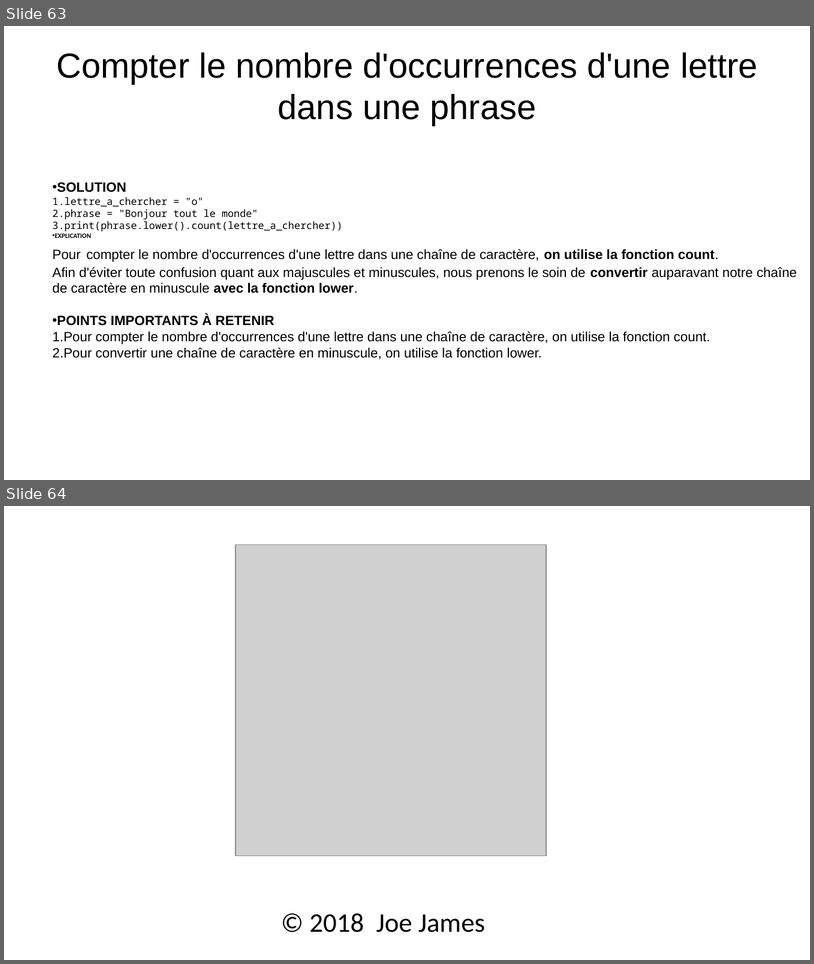
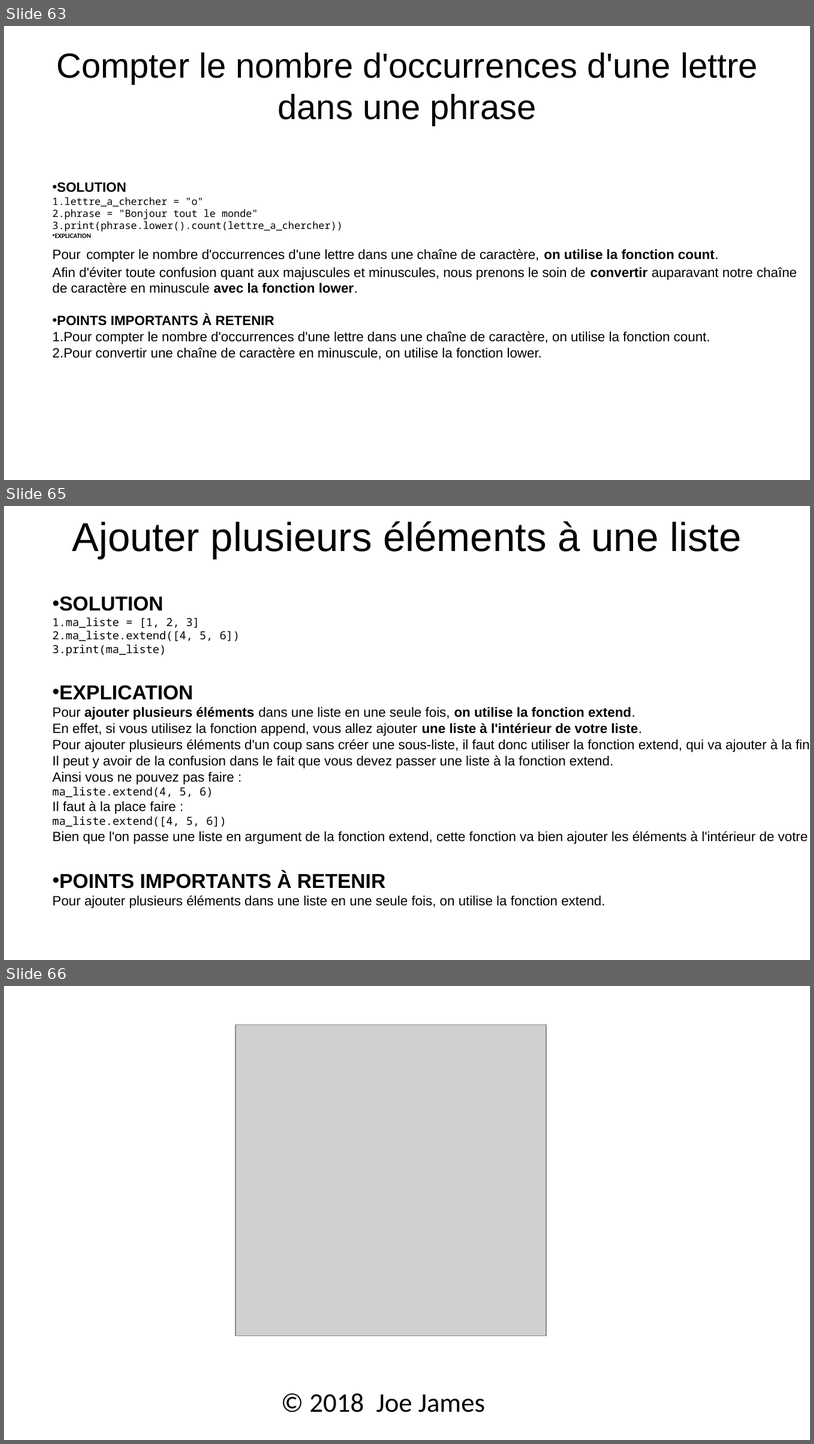
Before and after one commit to julienPalleau/Udemy, a slide deck: PythonParLaPratique 101 exercices/Python in 90 minutes [Enregistrement automatique].pptx. Shown one above the other, each under a label of ours: slides 63 and 64 before the commit, slides 63, 65 and 66 after it; the slides between them are not shown. The pictures are 814x964 and 814x1444 pixels, drawn with LibreOffice and Linux fonts; fonts in the diff are those of the drawing; grey boxes stand for pictures. Boxes give left, top, right and bottom in pixels: in the first picture for what was removed or moved away, otherwise in the second. Text is boxed around its words. In the diff, an @@ line names an element or a change of style, - is before the commit and + after.

```diff
--- a/PythonParLaPratique 101 exercices/Python in 90 minutes [Enregistrement automatique].pptx
+++ b/PythonParLaPratique 101 exercices/Python in 90 minutes [Enregistrement automatique].pptx
@@ slide 65 added at <box>4,506,810,960</box>, background #FFFFFF @@
@@ title added at <box>72,521,741,559</box>, 36 pt, text #000000 @@
+Ajouter plusieurs éléments à une liste
@@ text added at <box>53,596,810,908</box>, 12 pt, text #000000 @@
+• SOLUTION
+1. ma_liste = [1, 2, 3]
+2. ma_liste.extend([4, 5, 6])
+3. print(ma_liste)
+• EXPLICATION
+Pour ajouter plusieurs éléments dans une liste en une seule fois, on utilise la fonction extend.
+En effet, si vous utilisez la fonction append, vous allez ajouter une liste à l'intérieur de votre liste.
+Pour ajouter plusieurs éléments d'un coup sans créer une sous-liste, il faut donc utiliser la fonction extend, qui va ajouter à la fin de votre liste les différents éléments que vous lui passez.
+Il peut y avoir de la confusion dans le fait que vous devez passer une liste à la fonction extend.
+Ainsi vous ne pouvez pas faire :
+ma_liste.extend(4, 5, 6)
+Il faut à la place faire :
+ma_liste.extend([4, 5, 6])
+Bien que l'on passe une liste en argument de la fonction extend, cette fonction va bien ajouter les éléments à l'intérieur de votre liste sans créer de sous-liste.
+• POINTS IMPORTANTS À RETENIR
+Pour ajouter plusieurs éléments dans une liste en une seule fois, on utilise la fonction extend.
@@ what was slide 64 is now slide 66 @@
```
Also in this commit, not shown: 1 other slide added.
